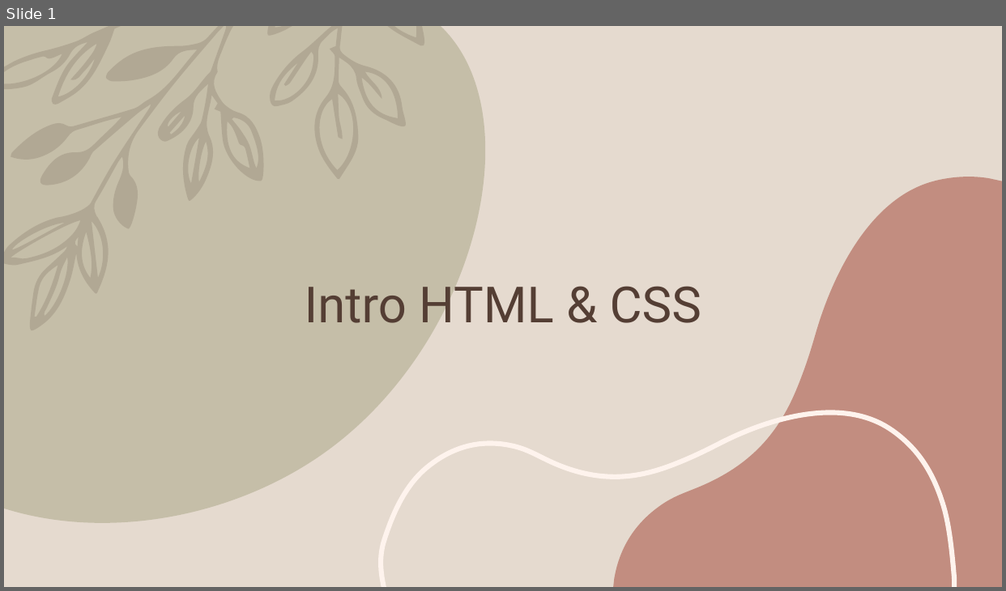
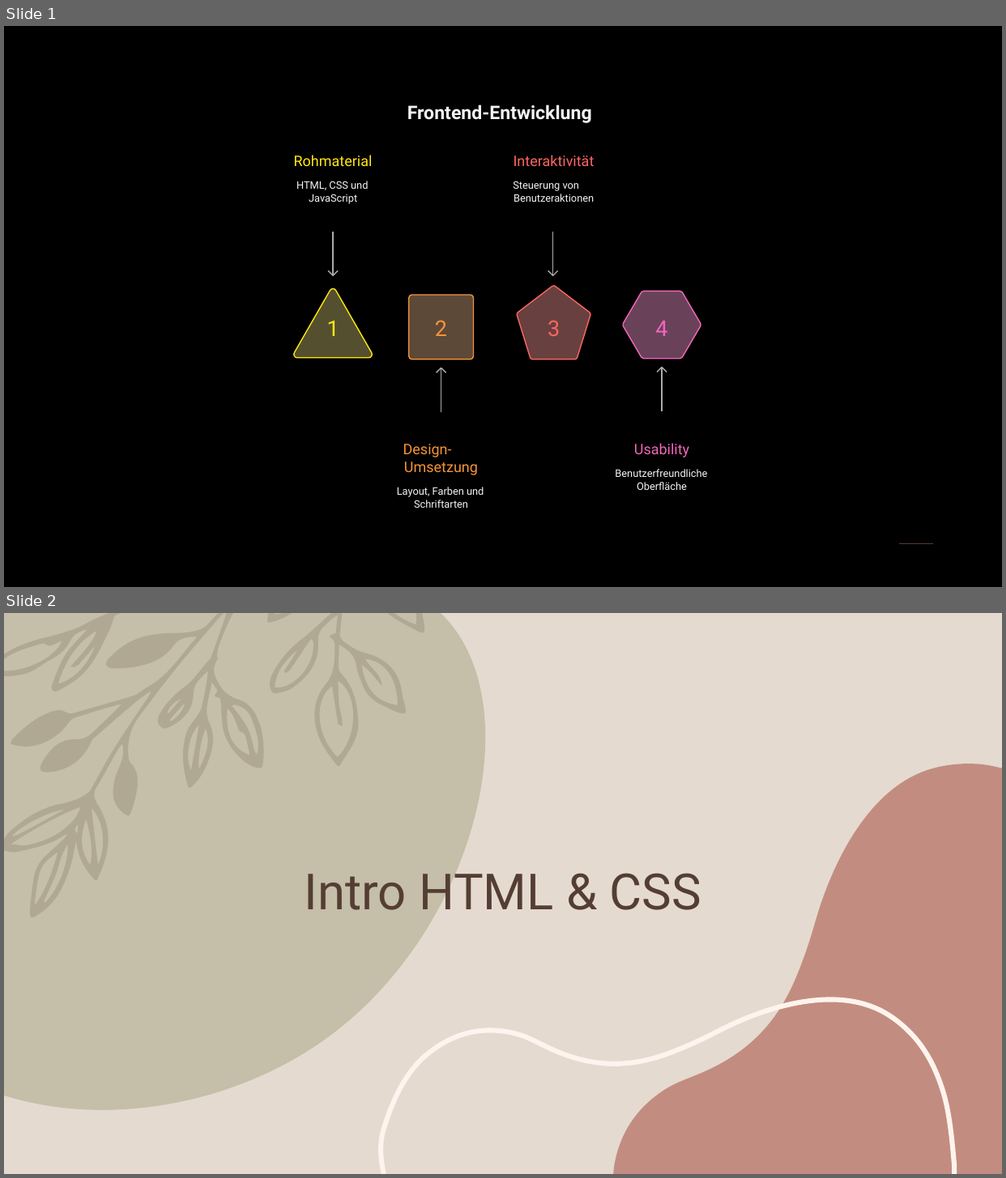
Before and after one commit to dschaefer94/Frontend-Development-Workshop, a slide deck: Intro HTML & CSS.pptx. Shown one above the other, each under a label of ours: slide 1 before the commit, slides 1 and 2 after it. The pictures are 1006x591 and 1006x1178 pixels, drawn with LibreOffice and Linux fonts; fonts in the diff are those of the drawing. Boxes give left, top, right and bottom in pixels: in the first picture for what was removed or moved away, otherwise in the second. Text is boxed around its words. In the diff, an @@ line names an element or a change of style, - is before the commit and + after.

```diff
--- a/Intro HTML & CSS.pptx
+++ b/Intro HTML & CSS.pptx
@@ slide 1 added at [4,26,1002,587], background #000000 @@
@@ text added at [407,105,592,123], 18 pt, text #F4F4F4, bold @@
+Frontend-Entwicklung
@@ text added at [294,155,373,166], 14 pt, text #FFE711 @@
+Rohmaterial
@@ text added at [513,155,594,166], 14 pt, text #FB6762 @@
+Interaktivität
@@ text added at [296,181,368,204], 10 pt, text #F4F4F4 @@
+HTML, CSS und
+JavaScript
@@ text added at [513,181,594,202], 10 pt, text #F4F4F4 @@
+Steuerung von
+Benutzeraktionen
@@ freeform shape added at [334,232,334,275], outline #ABABAB 1.08 pt @@
@@ freeform shape added at [552,232,553,275], outline #ABABAB 1.08 pt @@
@@ freeform shape added at [293,288,373,357], fill #54502F @@
@@ freeform shape added at [293,288,373,357], outline #FFE711 1.08 pt @@
@@ freeform shape added at [328,271,338,276], outline #ABABAB 1.08 pt @@
@@ freeform shape added at [517,286,591,360], fill #68403F @@
@@ freeform shape added at [517,286,591,360], outline #FB6762 1.08 pt @@
@@ freeform shape added at [548,271,558,276], outline #ABABAB 1.08 pt @@
@@ freeform shape added at [623,291,701,358], fill #69425A @@
@@ freeform shape added at [623,291,701,358], outline #F366BB 1.08 pt @@
@@ freeform shape added at [409,295,473,359], fill #5C4938 @@
@@ freeform shape added at [409,295,473,359], outline #F79438 1.08 pt @@
@@ text added at [327,321,339,336], 21 pt, text #FFE711 @@
+1
@@ text added at [435,320,447,336], 21 pt, text #F79438 @@
+2
@@ text added at [548,320,560,336], 21 pt, text #FB6762 @@
+3
@@ text added at [655,321,667,336], 21 pt, text #F366BB @@
+4
@@ freeform shape added at [436,368,445,373], outline #ABABAB 1.08 pt @@
@@ freeform shape added at [441,369,442,412], outline #ABABAB 1.08 pt @@
@@ freeform shape added at [657,367,667,373], outline #ABABAB 1.08 pt @@
@@ freeform shape added at [662,368,663,412], outline #ABABAB 1.08 pt @@
@@ text added at [403,444,478,476], 14 pt, text #F79438 @@
+Design-
+Umsetzung
@@ text added at [634,443,689,458], 14 pt, text #F366BB @@
+Usability
@@ text added at [397,487,484,508], 10 pt, text #F4F4F4 @@
+Layout, Farben und
+Schriftarten
@@ text added at [615,469,707,490], 10 pt, text #F4F4F4 @@
+Benutzerfreundliche
+Oberfläche
@@ line added from (899, 544) to (934, 544), #543E34 1.25 pt @@
@@ what was slide 1 is now slide 2 @@
```
Also in this commit, not shown: 1 slide changed, 1 other file.
